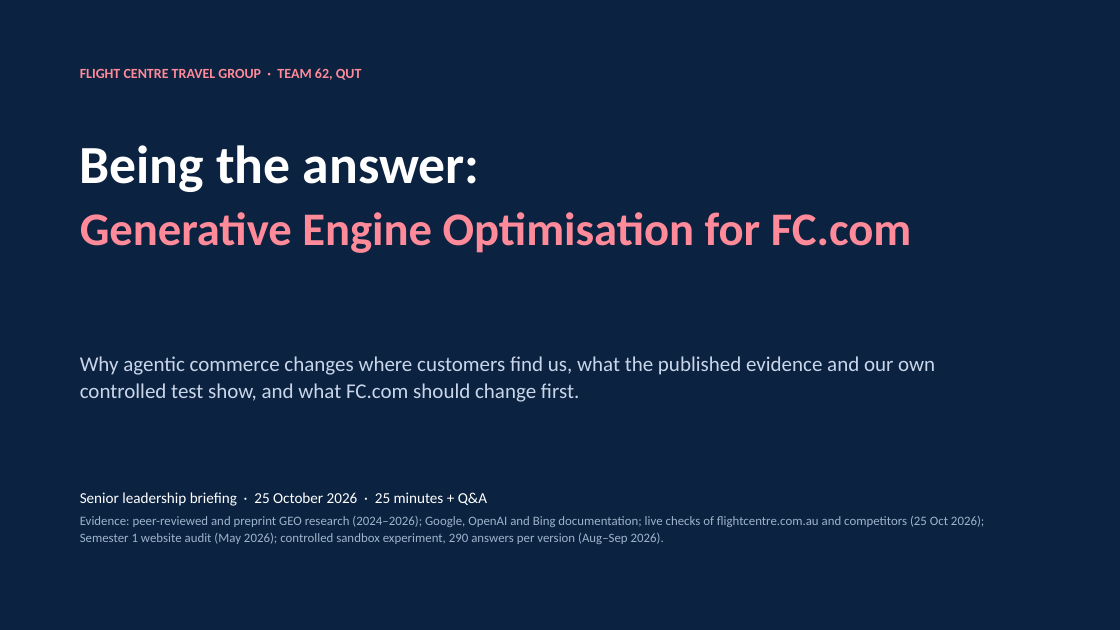
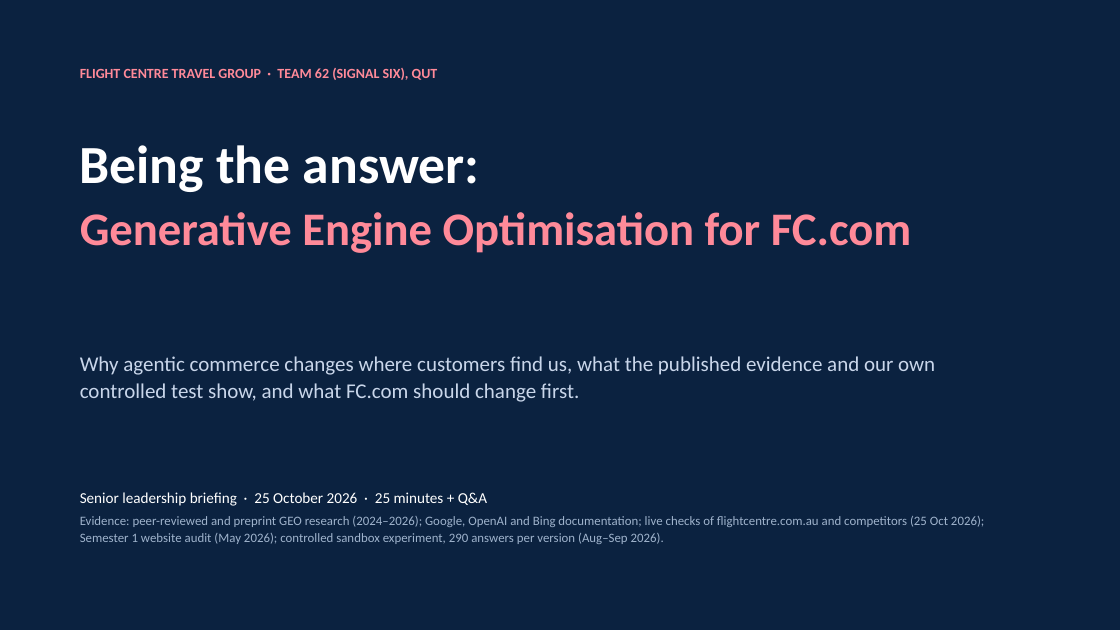
Before and after one commit to muhammadmubbashar/GEO--Generative-Engine-Optimisation, a slide deck: slide 1 of presentation/FC_GEO_Leadership_Final.pptx. Drawn at 1120x630 pixels with LibreOffice and Linux fonts; fonts in the diff are those of the drawing. Boxes give left, top, right and bottom in pixels: in the first picture for what was removed or moved away, otherwise in the second. Text is boxed around its words. In the diff, an @@ line names an element or a change of style, - is before the commit and + after.

```diff
--- a/presentation/FC_GEO_Leadership_Final.pptx
+++ b/presentation/FC_GEO_Leadership_Final.pptx
@@ text at (x1=80, y1=68, x2=438, y2=80): text changed @@
-FLIGHT CENTRE TRAVEL GROUP · TEAM 62, QUT
+FLIGHT CENTRE TRAVEL GROUP · TEAM 62 (SIGNAL SIX), QUT
```
Also in this commit, not shown: 14 other slides changed, 14 slides added, 20 slides removed, 7 other files.
